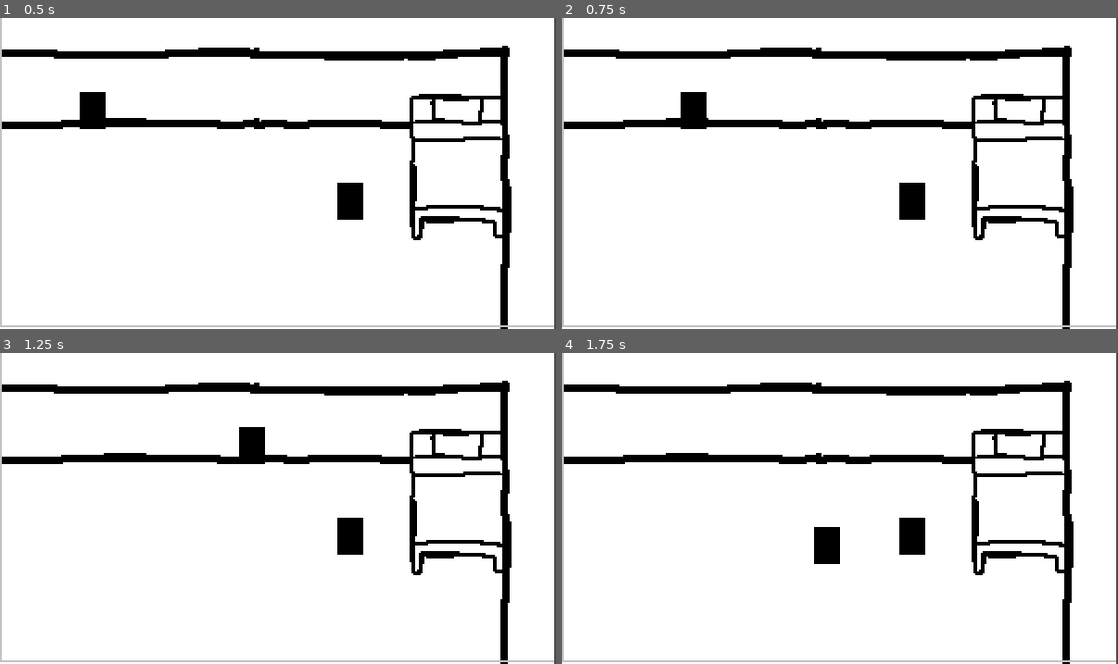
Above: before the commit, frames 1-4 (two rows, left to right).
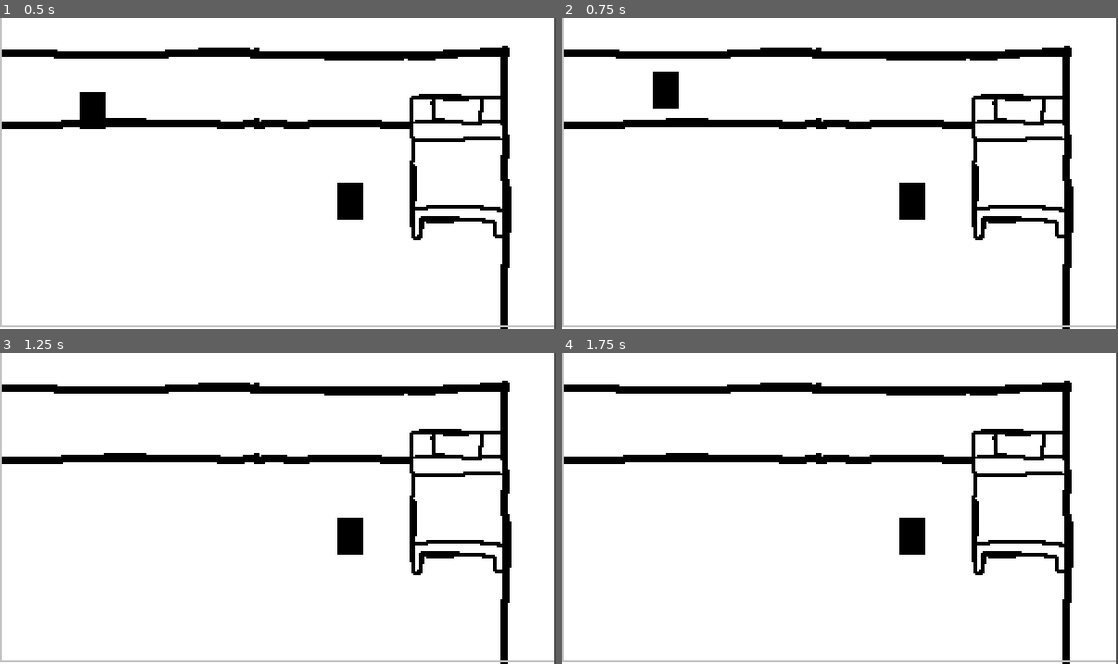
Above: after the commit, the same moments.

Repository: EdBarrancos/Operation_Ai_pain
Game: Godot game, scene res://Scenes/World.tscn
The game is run twice, just before and just after one commit, with the same random seed, the same clock (stepped at 60 frames per second) and the same inputs.
Inputs:
- Up to frame 1 (0.5 s): no input
- Up to frame 2 (0.75 s): tap Enter at 0.5 s; hold D (RIGHT) from 0.53 s (still down); tap T (TEST, bound only after the commit) at 0.6 s
- Up to frame 3 (1.25 s): keep holding D (RIGHT)
- Up to frame 4 (1.75 s): release D (RIGHT) at 1.28 s; hold S (DOWN) from 1.28 s (still down); tap T (TEST, bound only after the commit) at 1.35 s

Frame 1 is identical in both runs. In frame 2, 1.0% of the frame differs, in the area x 16-26%, y 17-36%; in frame 3, 0.4%; in frame 4, 0.6%.

Commit message:
Add RandomDirections | Test RandomDirection "T"

Diff:
--- a/OperationAi/Player/Scripts/Player.gd
+++ b/OperationAi/Player/Scripts/Player.gd
@@ -9,6 +9,10 @@
 func _ready():
 	playerMovement.Init(self)
 
+func _process(delta):
+	if Input.is_action_just_pressed("TEST"):
+		var newDir = playerMovement.GetRandomDirections()
+		playerMovement.SetDirections(newDir[0], newDir[1], newDir[2], newDir[3])
 
 func MovePlayer(velocity, up):
 	move_and_slide(velocity, up)
--- a/OperationAi/Player/Scripts/PlayerMovement.gd
+++ b/OperationAi/Player/Scripts/PlayerMovement.gd
@@ -38,7 +38,22 @@
 ############
 
 func GetRandomDirections():
-	pass
+	var rng = RandomNumberGenerator.new()
+	rng.randomize()
+	var randomDirections = []
+
+	while randomDirections.size() != availableDirections.size():
+		#Get Random Number
+		var rNumber = rng.randi_range(0, availableDirections.size() - 1)
+
+		#Check Availability
+		if randomDirections.has(availableDirections[rNumber]): continue
+
+		#Add
+		randomDirections.append(availableDirections[rNumber])
+
+	print(randomDirections)
+	return randomDirections
 
 func SetDirections(up_, down_, right_, left_):
 	up = up_
--- a/OperationAi/project.godot
+++ b/OperationAi/project.godot
@@ -45,6 +45,11 @@
 "events": [ Object(InputEventKey,"resource_local_to_scene":false,"resource_name":"","device":0,"alt":false,"shift":false,"control":false,"meta":false,"command":false,"pressed":false,"scancode":83,"unicode":0,"echo":false,"script":null)
  ]
 }
+TEST={
+"deadzone": 0.5,
+"events": [ Object(InputEventKey,"resource_local_to_scene":false,"resource_name":"","device":0,"alt":false,"shift":false,"control":false,"meta":false,"command":false,"pressed":false,"scancode":84,"unicode":0,"echo":false,"script":null)
+ ]
+}
 
 [physics]
 
